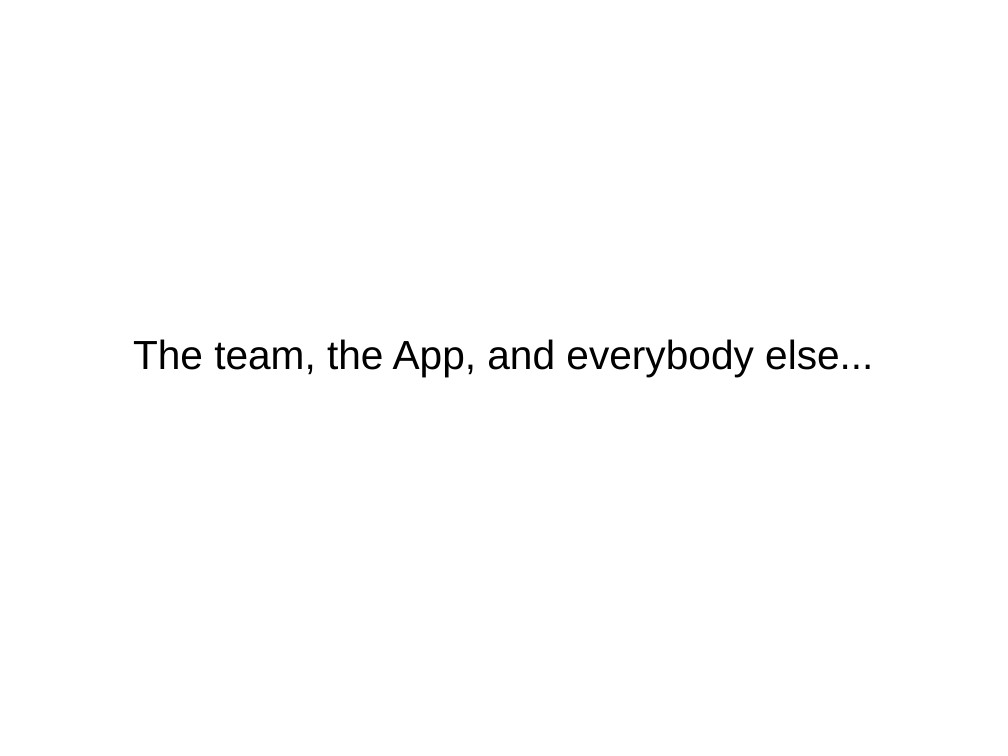
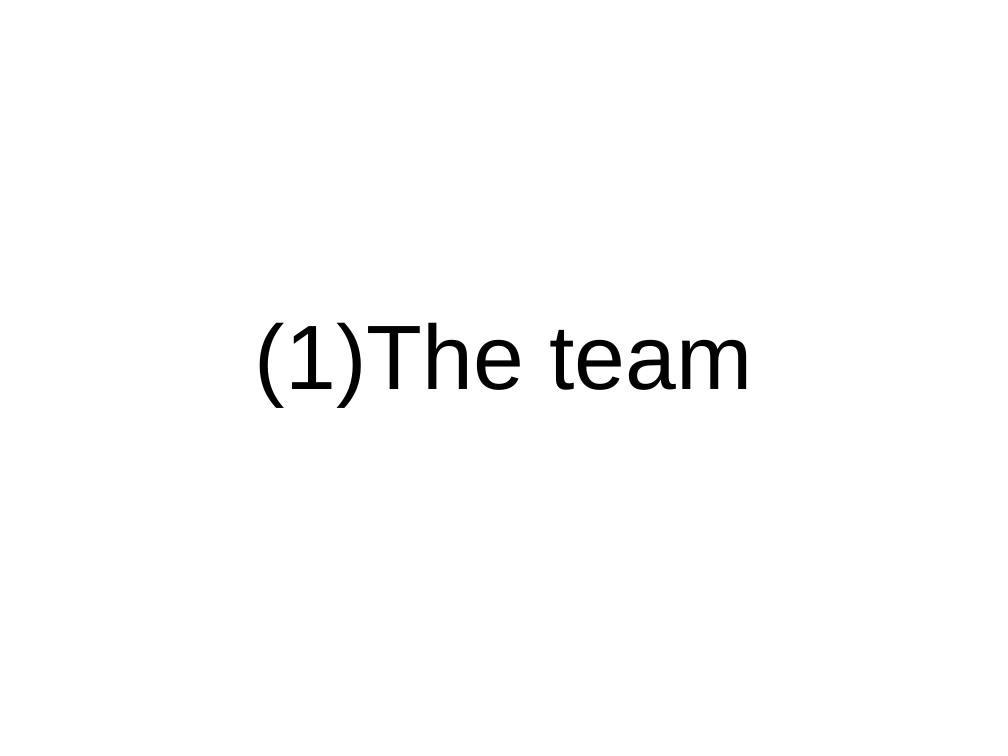
Before and after one commit to evelasco85/AgriSibo, a slide deck: slide 1 of Presentation.odp. Drawn at 1008x756 pixels with LibreOffice and Linux fonts; fonts in the diff are those of the drawing. Boxes give left, top, right and bottom in pixels: in the first picture for what was removed or moved away, otherwise in the second. Text is boxed around its words. In the diff, an @@ line names an element or a change of style, - is before the commit and + after.

```diff
--- a/Presentation.odp
+++ b/Presentation.odp
@@ subtitle at (255,322,752,406): text changed; size 32 to 72 pt @@
-The team, the App, and everybody else...
+(1)The team
```
Also in this commit, not shown: 3 slides added, 3 other files.
